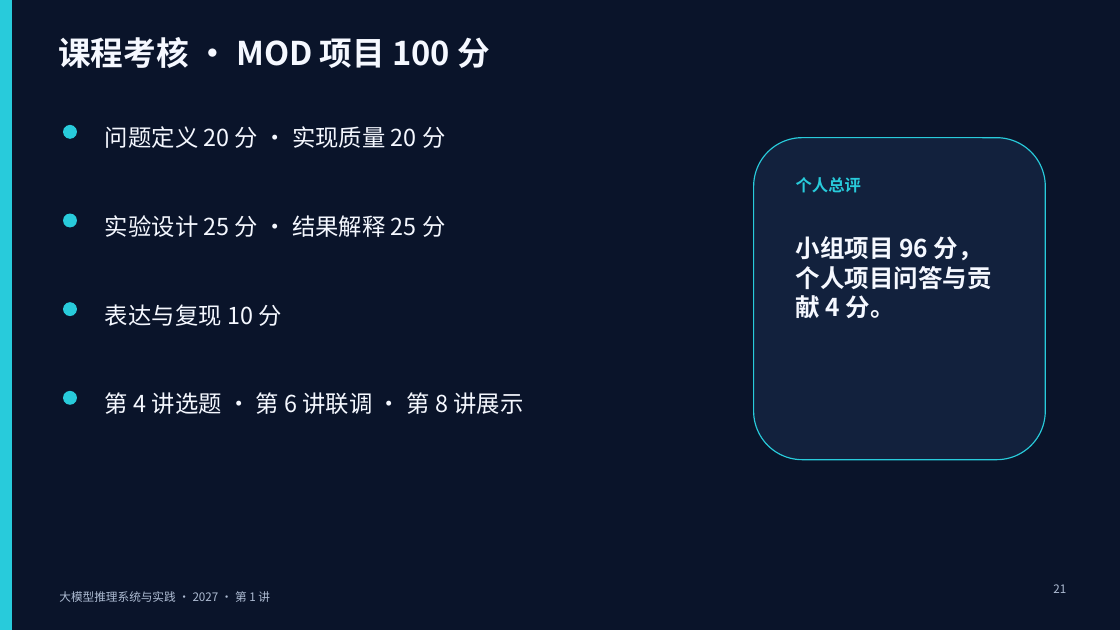
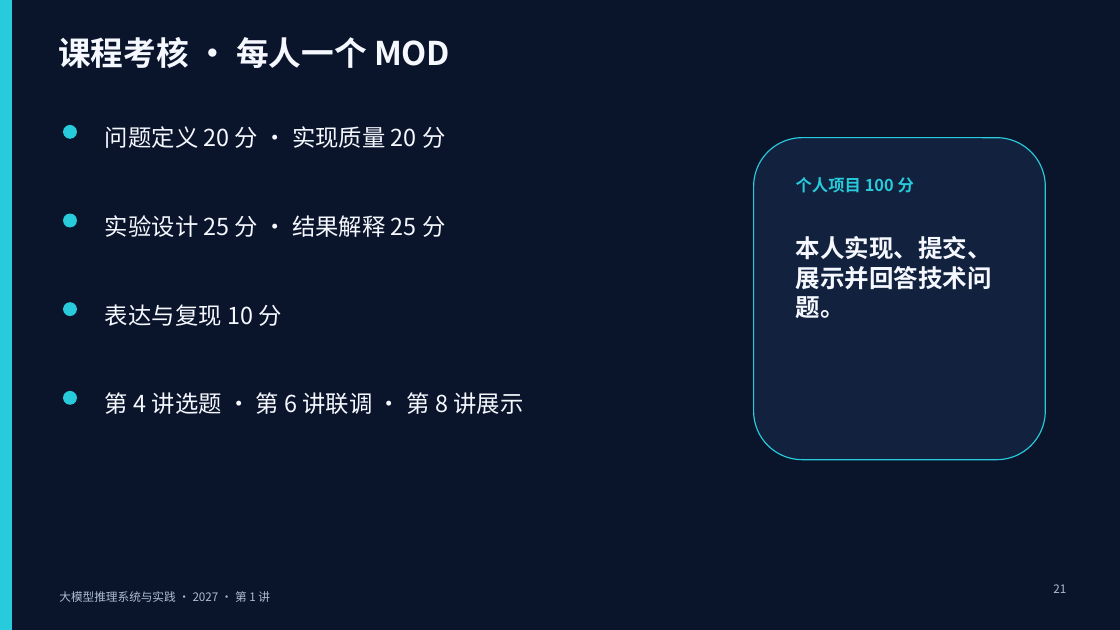
Before and after one commit to vLLM-HUST/intro-to-llm-inference-engines, a slide deck: slide 21 of build/slides/2027/lectures-8-pptx/第01讲_课程导论与评价指标.pptx. Drawn at 1120x630 pixels with LibreOffice and Linux fonts; fonts in the diff are those of the drawing. Boxes give left, top, right and bottom in pixels: in the first picture for what was removed or moved away, otherwise in the second. Text is boxed around its words. In the diff, an @@ line names an element or a change of style, - is before the commit and + after.

```diff
--- a/build/slides/2027/lectures-8-pptx/第01讲_课程导论与评价指标.pptx
+++ b/build/slides/2027/lectures-8-pptx/第01讲_课程导论与评价指标.pptx
@@ text at bbox=[58, 37, 450, 68]: text changed @@
-课程考核 · MOD 项目 100 分
+课程考核 · 每人一个 MOD
@@ text at bbox=[796, 177, 914, 193]: text changed @@
-个人总评
+个人项目 100 分
@@ text at bbox=[796, 236, 992, 318]: text changed @@
-小组项目 96 分，个人项目问答与贡献 4 分。
+本人实现、提交、展示并回答技术问题。
```
Also in this commit, not shown: 15 other files.
